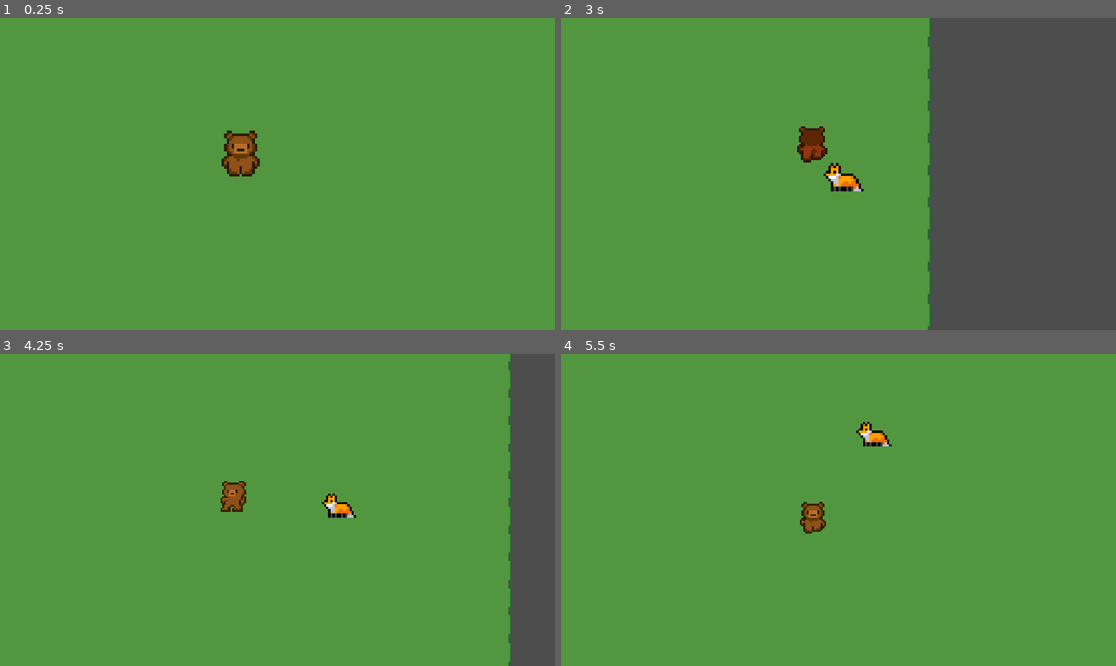
Above: before the commit, frames 1-4 (two rows, left to right).
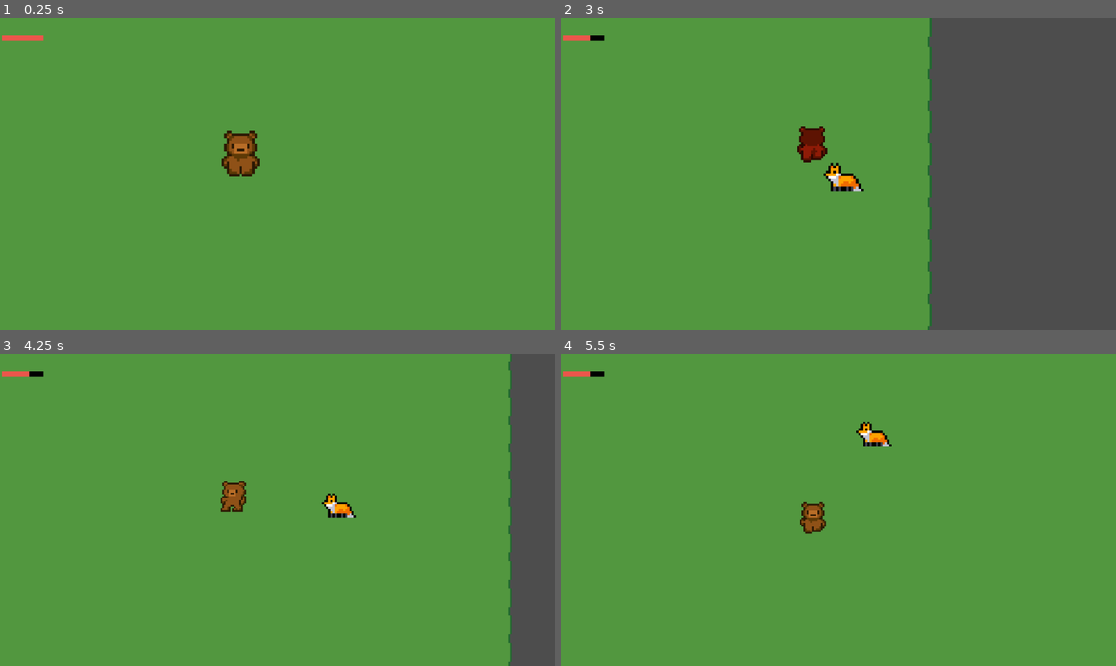
Above: after the commit, the same moments.

Repository: tom-legros/Beesounours-Gamejam4-2026
Game: Godot game, scene res://main.tscn
Same seed, same stepped clock (60 frames per second), same inputs: the game is played once before the commit and once after it.
Inputs:
- Up to frame 1 (0.25 s): no input
- Up to frame 2 (3 s): hold Right (ui_right) 0.53-1.28 s; hold Shift 0.53-1.28 s; tap Space at 0.77, 1.52 s; hold Down (ui_down) 1.28-2.03 s; tap Shift at 1.35, 2.85 s; hold Right (ui_right) 2.03-2.78 s; hold Shift 2.03-2.78 s; hold Up (ui_up) from 2.78 s (still down)
- Up to frame 3 (4.25 s): tap Space at 3.02, 3.77 s; release Up (ui_up) at 3.53 s; hold Left (ui_left) from 3.53 s (still down); hold Shift from 3.53 s (still down)
- Up to frame 4 (5.5 s): release Shift at 4.28 s; tap Shift at 4.35 s; tap Space at 4.52 s; release Left (ui_left) at 5.03 s; hold Down (ui_down) from 5.03 s (still down); hold Shift from 5.03 s (still down)

The runs differ from the first frame. In frame 1, 0.1% of the frame differs, in the area x 0-8%, y 5-8%; in frame 2, 0.2%, in the area x 0-48%, y 5-45%; in frame 3, 0.1%; in frame 4, 0.1%.

Commit message:
Ajout de La barre de Point de Vie

Diff:
--- a/game/main.tscn
+++ b/game/main.tscn
@@ -20,6 +20,8 @@
 [ext_resource type="Texture2D" uid="uid://8mwn1aho4pd" path="res://img/slash2.png" id="14_cegan"]
 [ext_resource type="Texture2D" uid="uid://bdx7tkt24tulj" path="res://img/slash3.png" id="15_82xsv"]
 [ext_resource type="Texture2D" uid="uid://ddlimudy3ne4s" path="res://img/slash4.png" id="16_getpj"]
+[ext_resource type="Texture2D" uid="uid://dnfav183kl3fw" path="res://img/barre vide.png" id="21_ryguw"]
+[ext_resource type="Texture2D" uid="uid://b1nxfq6xpc5cf" path="res://img/Barre full.png" id="22_d13ii"]
 
 [sub_resource type="RectangleShape2D" id="RectangleShape2D_1bvp3"]
 size = Vector2(12, 12)
@@ -178,6 +180,20 @@
 sprite_frames = SubResource("SpriteFrames_ryguw")
 animation = &"slash"
 
+[node name="CanvasLayer" type="CanvasLayer" parent="Player"]
+
+[node name="BarreVie" type="TextureProgressBar" parent="Player/CanvasLayer"]
+texture_filter = 1
+offset_left = 4.0
+offset_top = 4.0
+offset_right = 44.0
+offset_bottom = 44.0
+scale = Vector2(5.38, 5.38)
+max_value = 3.0
+value = 3.0
+texture_under = ExtResource("21_ryguw")
+texture_progress = ExtResource("22_d13ii")
+
 [node name="TileMapLayer" type="TileMapLayer" parent="."]
 z_index = -1
 texture_filter = 1
--- a/game/player.gd
+++ b/game/player.gd
@@ -15,6 +15,7 @@
 @onready var sprite_ours = $PlayerSprite
 @onready var camera = $Camera2D
 @onready var animated_sprite = $PlayerSprite
+@onready var barre_vie = get_tree().current_scene.find_child("BarreVie", true, false)
 
 
 var texture_normale = preload("res://img/Ours_Walking1.png")
@@ -27,18 +28,23 @@
 var est_invulnerable : bool = false
 
 func recevoir_degats(montant: int):
-	if pv_actuels <= 0 or est_invulnerable:
+	if est_invulnerable or pv_actuels <= 0:
 		return
 	pv_actuels -= montant
-	print("AIE ! PV restants : ", pv_actuels)
-	est_invulnerable = true
+	camera.offset = Vector2(randf_range(-5, 5), randf_range(-5, 5))
+	await get_tree().create_timer(0.1).timeout
+	camera.offset = Vector2.ZERO
+	if barre_vie:
+		barre_vie.value = pv_actuels
+	print("PV restants : ", pv_actuels)
 	var tween = create_tween()
 	tween.tween_property(animated_sprite, "modulate", Color.RED, 0.1)
 	tween.tween_property(animated_sprite, "modulate", Color.WHITE, 0.1)
-	tween.set_loops(3)
+
 	if pv_actuels <= 0:
 		mourir()
 	else:
+		est_invulnerable = true
 		await get_tree().create_timer(1.0).timeout
 		est_invulnerable = false
 
@@ -101,5 +107,8 @@
 func _on_zone_attaque_body_entered(body):
 	if body == self:
 		return
-	if body.is_in_group("Ennemis"):
-		body.queue_free()
+	if body.is_in_group("Ennemis") or body.get_parent().is_in_group("Ennemis"):
+		var cible = body if body.is_in_group("Ennemis") else body.get_parent()
+		cible.modulate = Color.WHITE * 10
+		await get_tree().create_timer(0.05).timeout
+		cible.queue_free()
--- a/game/renard.gd
+++ b/game/renard.gd
@@ -47,4 +47,5 @@
 
 func _on_zone_degats_body_entered(body):
 	if body.name == "Player":
-		body.recevoir_degats(1)
+		if body.has_method("recevoir_degats"):
+			body.recevoir_degats(1)
Binary file added: game/img/Barre 13.png
Not shown, added: game/img/Barre 13.png.import
Binary file added: game/img/Barre full.png
Not shown, added: game/img/Barre full.png.import
Binary file added: game/img/barre 23.png
Not shown, added: game/img/barre 23.png.import
Binary file added: game/img/barre vide.png
Not shown, added: game/img/barre vide.png.import
Not shown: 1 places in game/main.tscn that only renumber resources
